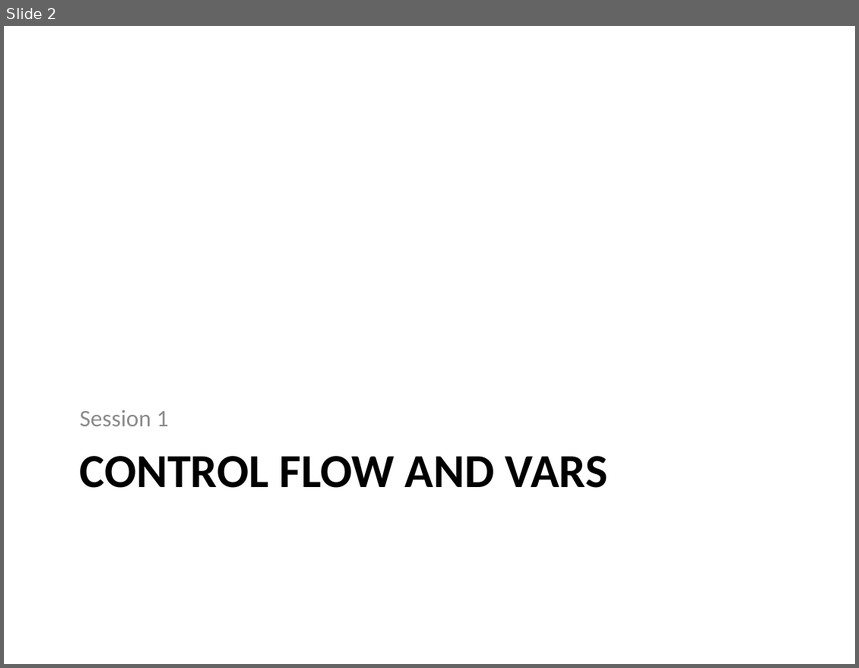
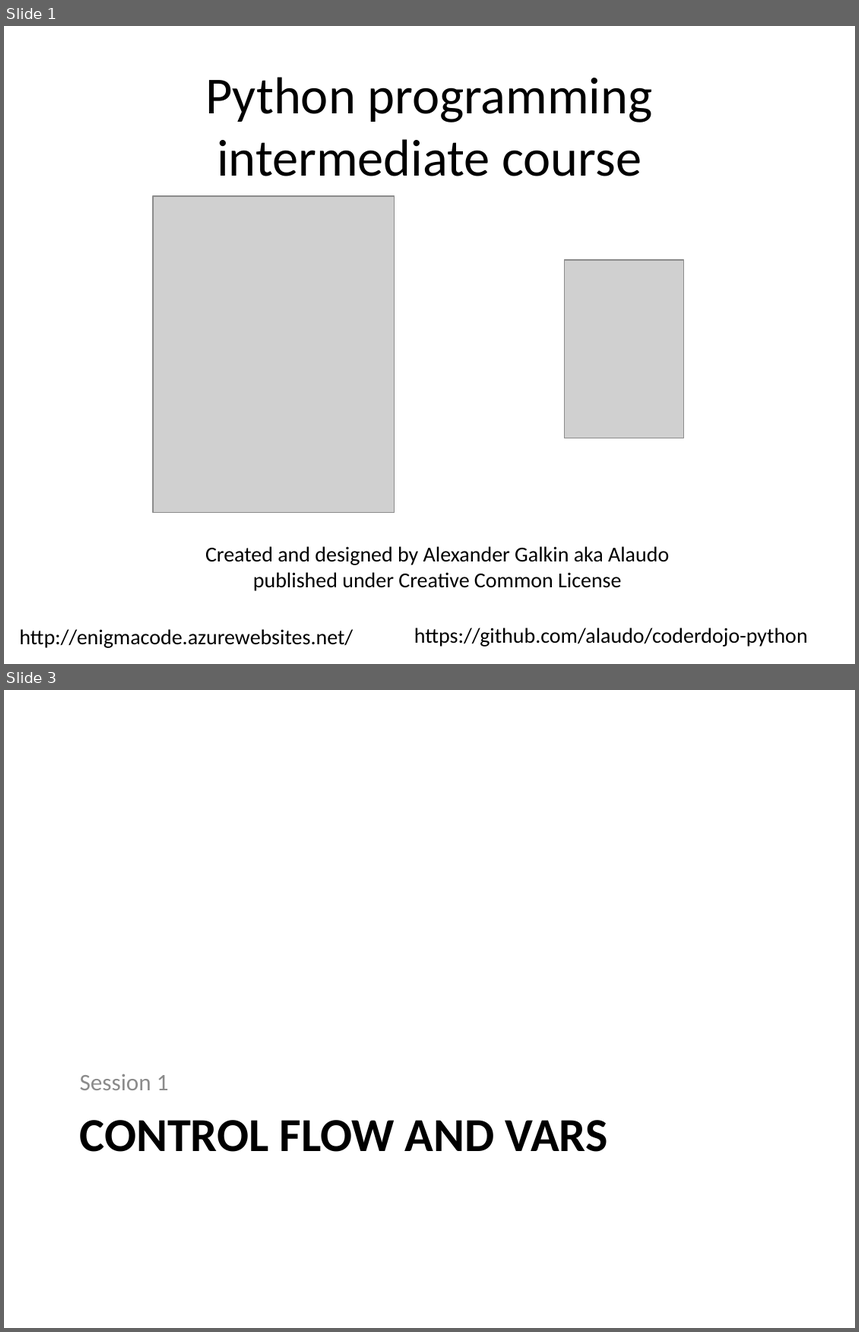
Before and after one commit to alaudo/coderdojo-python, a slide deck: dojo-presentation-intermediate.pptx. Shown one above the other, each under a label of ours: slide 2 before the commit, slides 1 and 3 after it; the slides between them are not shown. The pictures are 859x668 and 859x1332 pixels, drawn with LibreOffice and Linux fonts; fonts in the diff are those of the drawing; grey boxes stand for pictures. Boxes give left, top, right and bottom in pixels: in the first picture for what was removed or moved away, otherwise in the second. Text is boxed around its words. In the diff, an @@ line names an element or a change of style, - is before the commit and + after.

```diff
--- a/dojo-presentation-intermediate.pptx
+++ b/dojo-presentation-intermediate.pptx
@@ slide 1 added at box(4, 26, 855, 664), background #FFFFFF @@
@@ title added at box(205, 77, 652, 176), 44 pt, text #000000 @@
+Python programming
+intermediate course
@@ picture added at box(153, 196, 394, 513) @@
@@ picture added at box(564, 260, 684, 439) @@
@@ text added at box(205, 547, 669, 591), 18 pt, text #000000 @@
+Created and designed by Alexander Galkin aka Alaudo
+published under Creative Common License
@@ text added at box(19, 629, 353, 648), 18 pt, text #000000 @@
+http://enigmacode.azurewebsites.net/
@@ text added at box(414, 628, 808, 647), 18 pt, text #000000 @@
+https://github.com/alaudo/coderdojo-python
@@ what was slide 2 is now slide 3 @@
```
Also in this commit, not shown: 2 slides changed, 24 other slides added, 10 slides removed, 8 other files.
